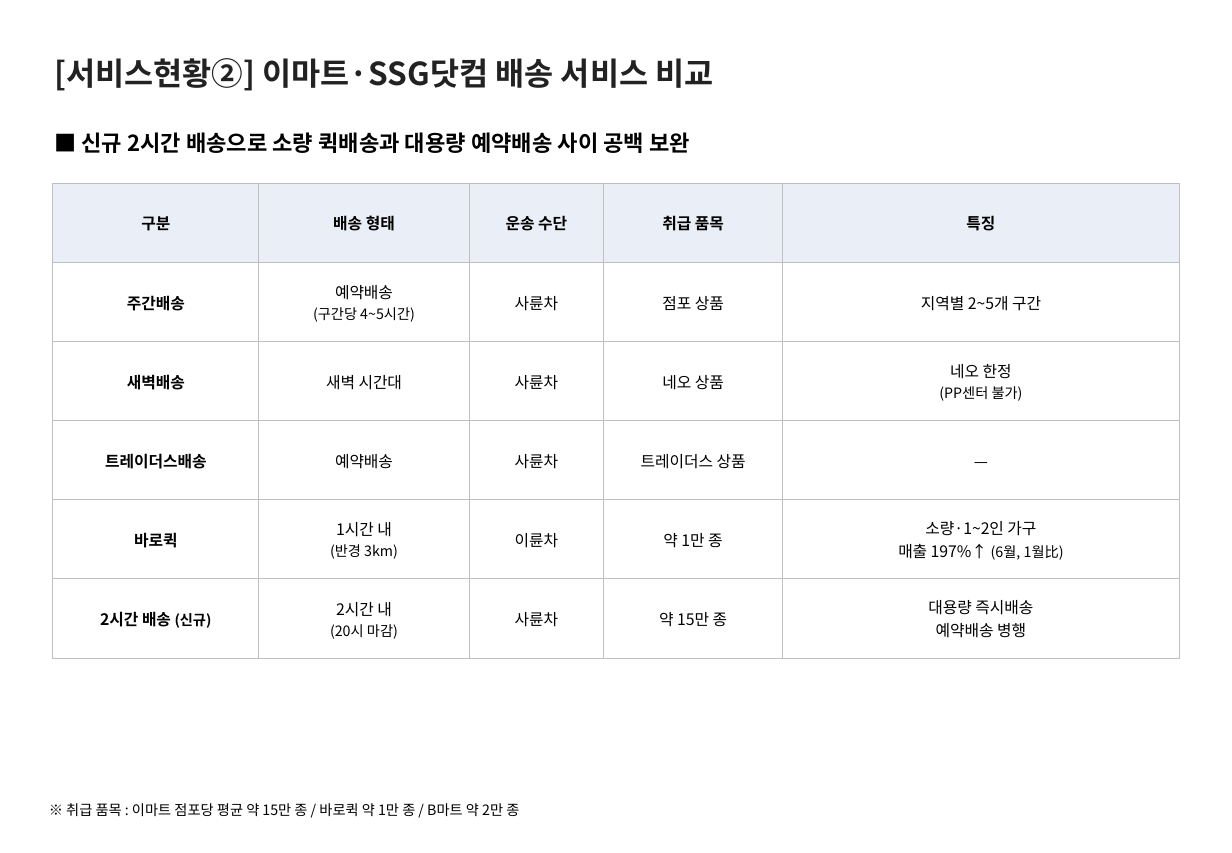
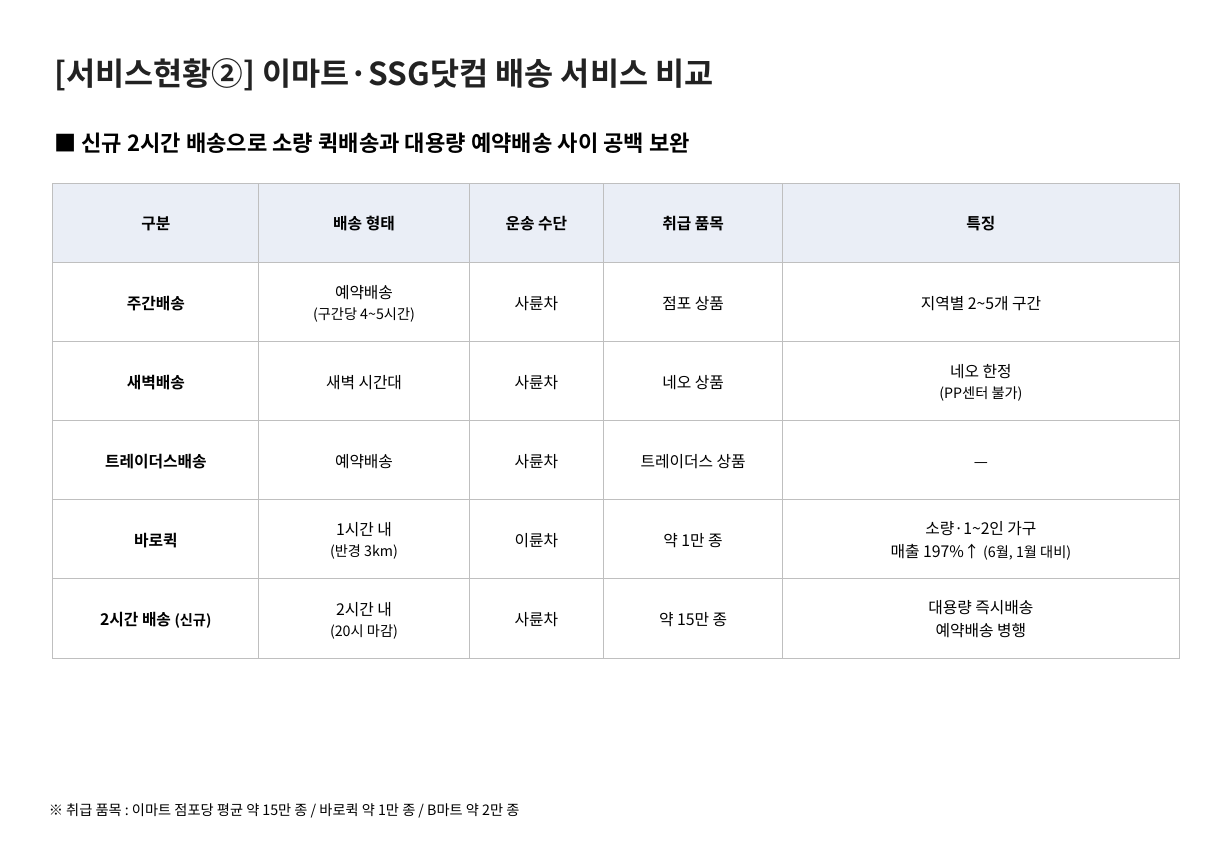
Before and after one commit to avoseed/web1, a slide deck: slide 4 of reports/ssg-delivery-report.pptx. Drawn at 1232x853 pixels with LibreOffice and Linux fonts; fonts in the diff are those of the drawing. Boxes give left, top, right and bottom in pixels: in the first picture for what was removed or moved away, otherwise in the second. Text is boxed around its words. In the diff, an @@ line names an element or a change of style, - is before the commit and + after.

```diff
--- a/reports/ssg-delivery-report.pptx
+++ b/reports/ssg-delivery-report.pptx
@@ table at bbox=[52, 183, 1179, 658] @@
-row 5, column 5: 소량·1~2인 가구 / 매출 197%↑ (6월, 1월比)
+row 5, column 5: 소량·1~2인 가구 / 매출 197%↑ (6월, 1월 대비)
```
Also in this commit, not shown: 1 other slide changed, 5 other files.
